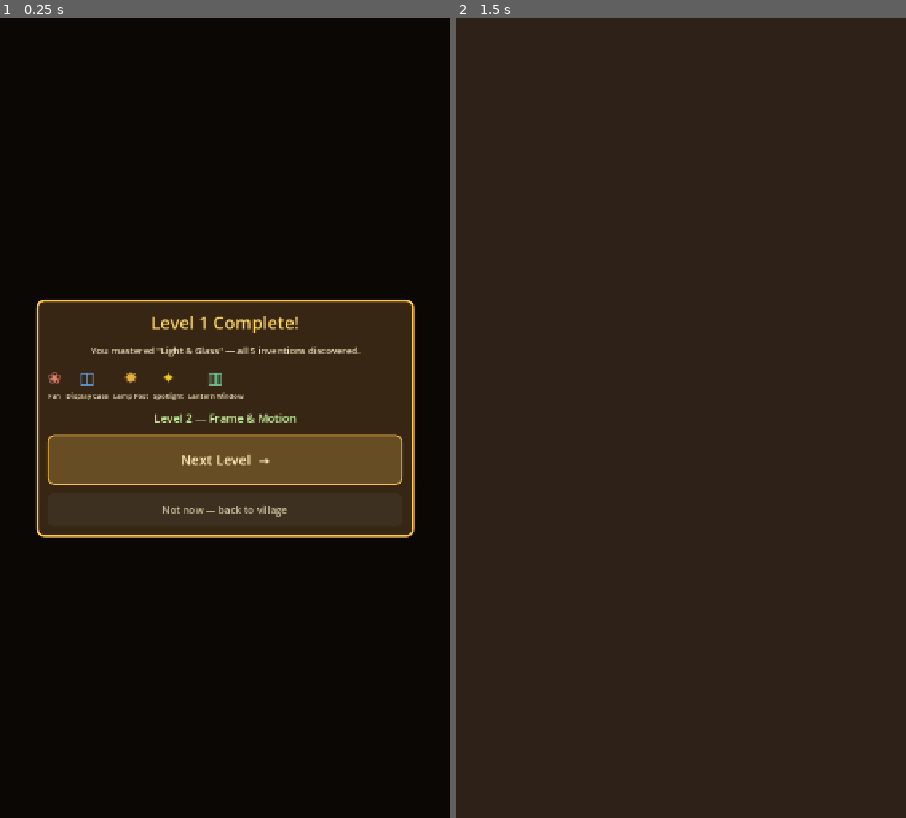
Above: before the commit, frames 1-2 (left to right).
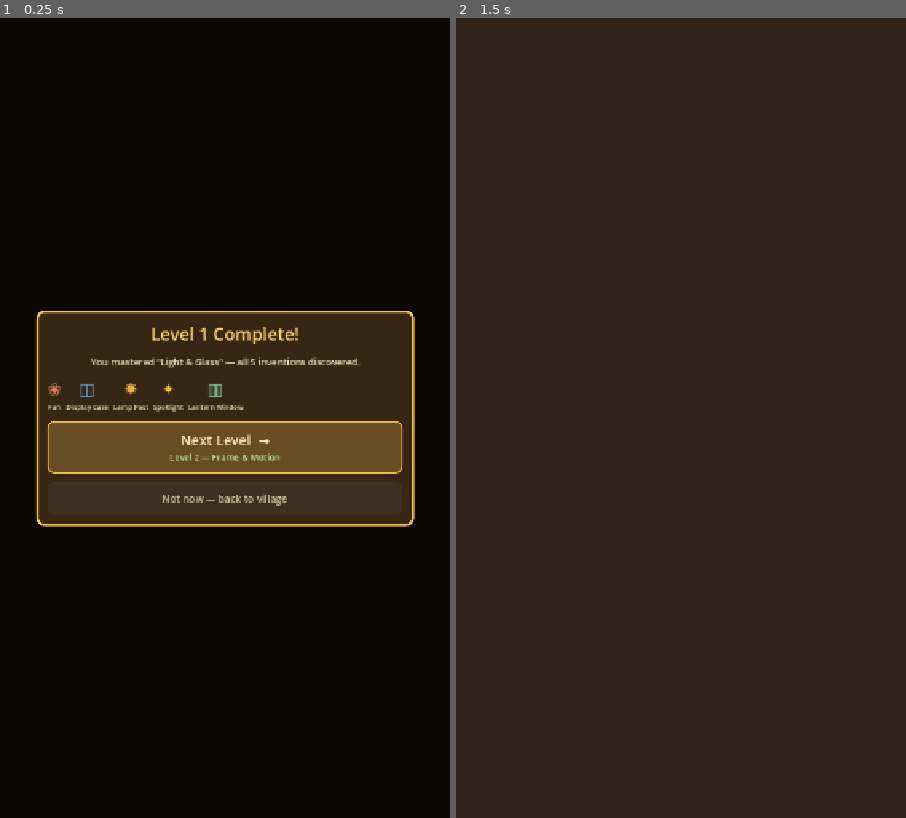
Above: after the commit, the same moments.

Repository: JFun/tinker-lab
Game: Godot game, scene res://scenes/level_complete.tscn
Two runs of this game, one before a commit and one after it. Both use one fixed random seed, a clock stepped at 60 frames per second and the inputs below. This scene is started directly instead of the project's main scene.
Inputs (mouse positions are in pixels of both pictures, inside the frame that each line leads up to):
- Up to frame 1 (0.25 s): no input
- Up to frame 2 (1.5 s): click (681, 458) at 0.5 s, where only the run before the commit has a clickable "Next Level →"; tap Enter at 1.25 s; move the mouse to (780, 378) at 1.27 s; click (780, 378) at 1.42 s

The runs differ from the first frame. In frame 1, 8.4% of the frame differs, in the area x 7-93%, y 35-65%; in frame 2, nothing differs.

Commit message:
Combine level-complete destination preview into the primary CTA button
The green "Level N — Name" preview label and the "Next Level →" button were
two separate elements stacked vertically. Merge them into ONE gold-bordered
button: a bold "Next Level →" verb line with the destination name as a smaller
green second line underneath (mouse-ignore label stack over the Button), so
it's a single tap-target carrying full info with clear hierarchy.

Co-Authored-By: Claude Opus 4.7 <noreply@anthropic.com>

Diff:
--- a/scenes/level_complete.gd
+++ b/scenes/level_complete.gd
@@ -90,27 +90,42 @@
 	# bottom tab bar and would hard-force the player forward.
 	if level_idx + 1 < Items.LEVELS.size():
 		var next_lvl: Dictionary = Items.LEVELS[level_idx + 1]
-		# Names the destination WITHOUT repeating "Next" (the button below carries
-		# the "Next" verb) — avoids the "Next ... Next Level" redundancy.
-		var preview := Label.new()
-		preview.text = "Level %d — %s" % [level_idx + 2, next_lvl.name]
-		preview.add_theme_font_size_override("font_size", 18)
-		preview.add_theme_color_override("font_color", Color(0.80, 1.0, 0.65))
-		preview.horizontal_alignment = HORIZONTAL_ALIGNMENT_CENTER
-		v.add_child(preview)
-
-		# Primary CTA — the hero. Warm gold-bordered fill so it clearly out-ranks
-		# the secondary button below.
+		# Primary CTA — the hero. ONE button (no separate preview label above it):
+		# a bold "Next Level →" verb line with the destination name as a smaller
+		# second line underneath, so it's a single tap-target carrying full info.
+		# Warm gold-bordered fill so it clearly out-ranks the secondary button below.
 		var go_next := Button.new()
-		go_next.text = "Next Level  →"
-		go_next.add_theme_font_size_override("font_size", 22)
-		go_next.add_theme_color_override("font_color", Color(1.0, 0.92, 0.72))
-		go_next.custom_minimum_size = Vector2(0, 80)
+		go_next.custom_minimum_size = Vector2(0, 84)
 		_style_button(go_next, Color(0.40, 0.30, 0.14), Color(1.0, 0.78, 0.30), 2)
 		go_next.pressed.connect(func():
 			advance_to_next.emit()
 			queue_free())
 		v.add_child(go_next)
+
+		# Two-line label stack drawn ON TOP of the button. Mouse-ignore so taps fall
+		# through to the Button beneath. Full-rect + centered so it sits in the button.
+		var go_box := VBoxContainer.new()
+		go_box.mouse_filter = Control.MOUSE_FILTER_IGNORE
+		go_box.alignment = BoxContainer.ALIGNMENT_CENTER
+		go_box.add_theme_constant_override("separation", 2)
+		go_box.set_anchors_and_offsets_preset(Control.PRESET_FULL_RECT)
+		go_next.add_child(go_box)
+
+		var go_verb := Label.new()
+		go_verb.text = "Next Level  →"
+		go_verb.mouse_filter = Control.MOUSE_FILTER_IGNORE
+		go_verb.add_theme_font_size_override("font_size", 22)
+		go_verb.add_theme_color_override("font_color", Color(1.0, 0.92, 0.72))
+		go_verb.horizontal_alignment = HORIZONTAL_ALIGNMENT_CENTER
+		go_box.add_child(go_verb)
+
+		var go_dest := Label.new()
+		go_dest.text = "Level %d — %s" % [level_idx + 2, next_lvl.name]
+		go_dest.mouse_filter = Control.MOUSE_FILTER_IGNORE
+		go_dest.add_theme_font_size_override("font_size", 14)
+		go_dest.add_theme_color_override("font_color", Color(0.80, 1.0, 0.65))
+		go_dest.horizontal_alignment = HORIZONTAL_ALIGNMENT_CENTER
+		go_box.add_child(go_dest)
 
 		# Secondary action — a real button now (per Qi), but deliberately subdued:
 		# dark fill, no accent border, shorter, muted text. Clearly subordinate to
